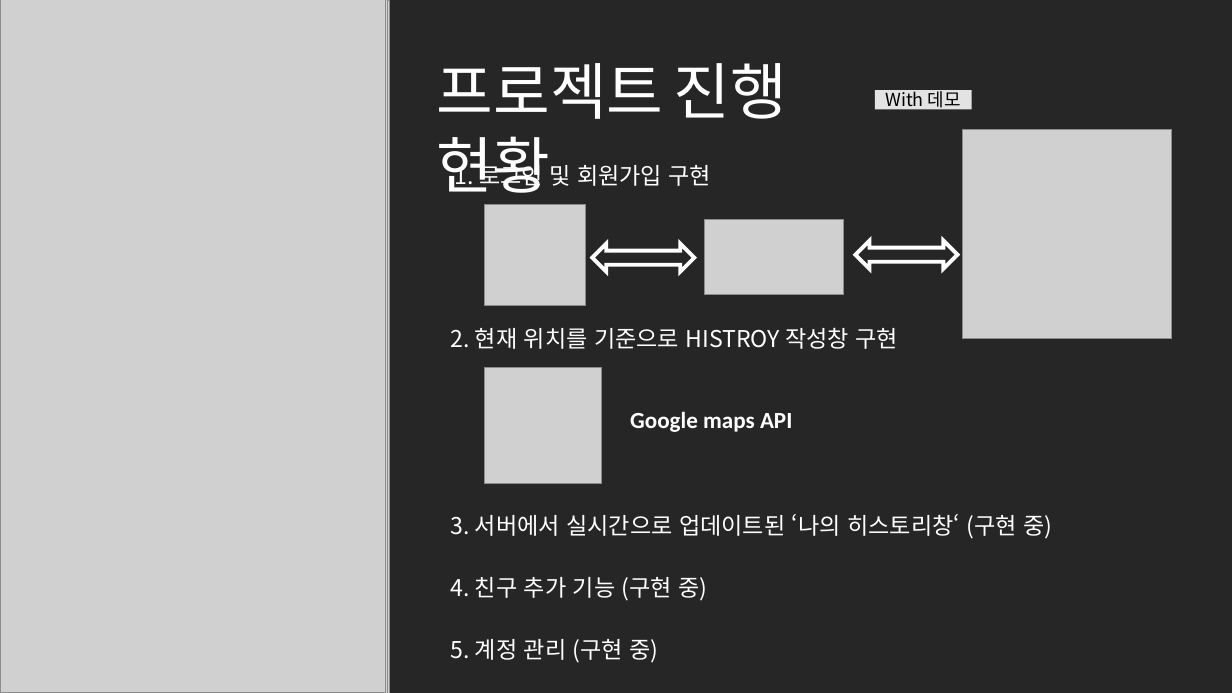
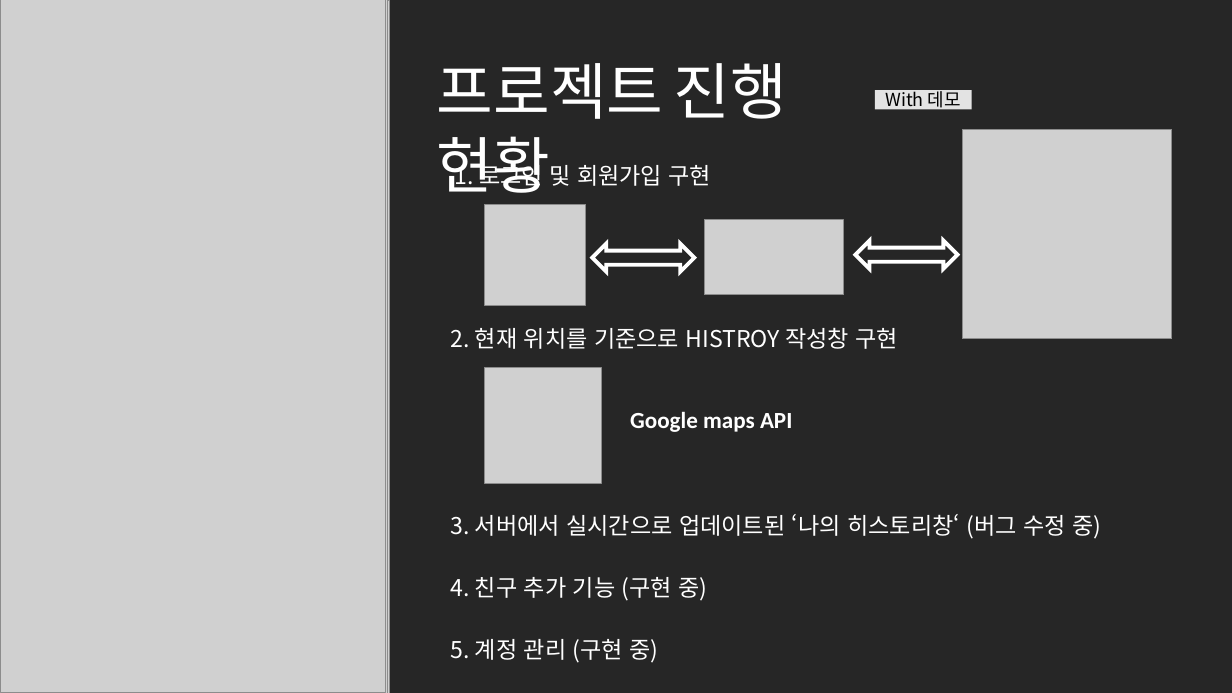
Before and after one commit to fjvbn2003/Time_Travel2, a slide deck: slide 5 of 프로젝트계획서/모바일SW 프로젝트 중간발표.pptx. Drawn at 1232x693 pixels with LibreOffice and Linux fonts; fonts in the diff are those of the drawing; grey boxes stand for pictures; background and template pictures are left out; a plain dark background stands for a picture behind light text. Boxes give left, top, right and bottom in pixels: in the first picture for what was removed or moved away, otherwise in the second. Text is boxed around its words. In the diff, an @@ line names an element or a change of style, - is before the commit and + after.

```diff
--- a/프로젝트계획서/모바일SW 프로젝트 중간발표.pptx
+++ b/프로젝트계획서/모바일SW 프로젝트 중간발표.pptx
@@ text at (451, 514, 1101, 539): text changed @@
-3. 서버에서 실시간으로 업데이트된 ‘나의 히스토리창‘ (구현 중)
+3. 서버에서 실시간으로 업데이트된 ‘나의 히스토리창‘ (버그 수정 중)
```
Also in this commit, not shown: 1 other slide changed, 4 other files.
